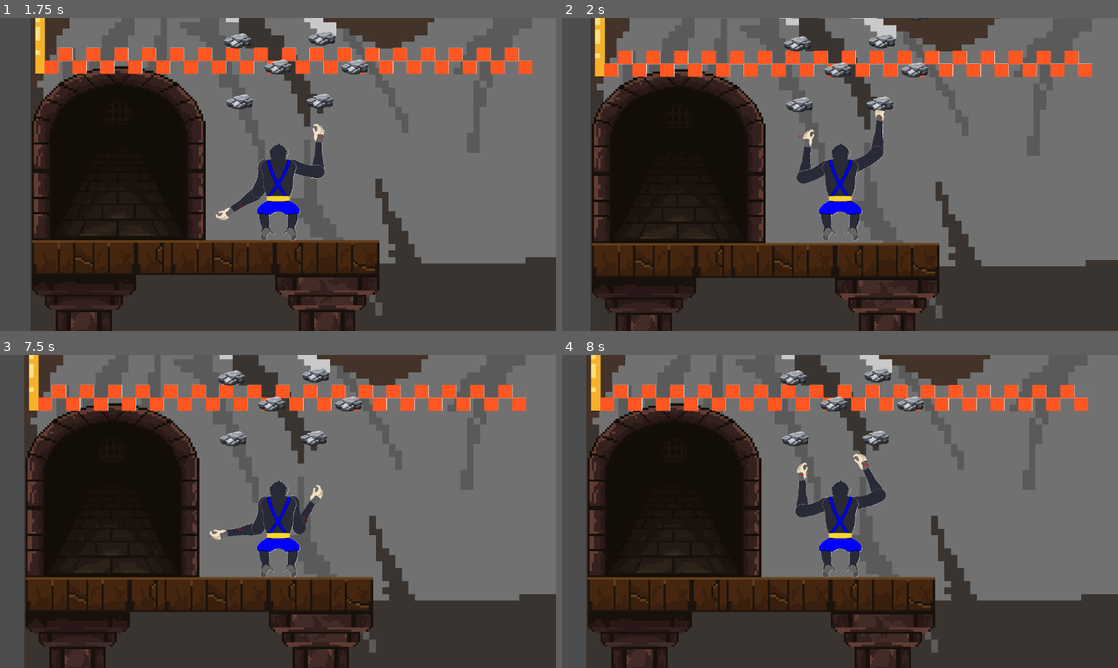
Above: before the commit, frames 1-4 (two rows, left to right).
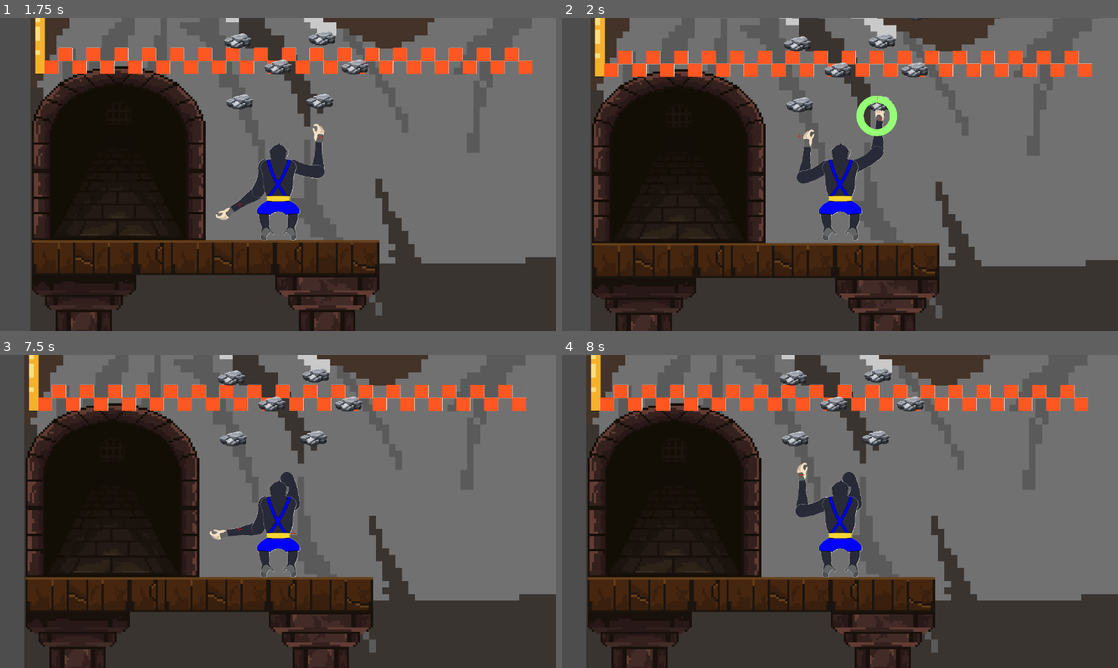
Above: after the commit, the same moments.

Repository: Igg2000/Juego_Escalada
Game: Godot game, scene res://scenes/menu.tscn
Same seed, same stepped clock (60 frames per second), same inputs: the game is played once before the commit and once after it. The engine's default icon, where the game draws it, is replaced by a stand-in: a white triangle on a blue panel in a dark square.
Inputs:
- Up to frame 1 (1.75 s): click "Tiempo" at 0.5 s; hold Space (agarre_derecho) from 1.28 s (still down); hold I from 1.28 s (still down)
- Up to frame 2 (2 s): keep holding Space (agarre_derecho); keep holding I
- Up to frame 3 (7.5 s): release Space (agarre_derecho) at 2.03 s; release I at 2.03 s; hold S 2.03-2.78 s; tap K at 2.1, 5.1 s; hold Space (agarre_derecho) 2.78-3.53 s; hold J 2.78-3.53 s; hold W 3.53-4.28 s; tap L at 3.6, 6.6 s; hold I 4.28-5.03 s; hold Shift (agarre_izquierdo) 4.28-5.78 s; hold S 5.78-6.53 s; hold J 5.78-6.53 s; tap Enter at 6.5 s; hold Space (agarre_derecho) 6.53-7.28 s; hold W from 7.28 s (still down); hold I from 7.28 s (still down)
- Up to frame 4 (8 s): keep holding W; keep holding I

Frame 1 is identical in both runs. In frame 2, 0.5% of the frame differs, in the area x 52-61%, y 24-38%; in frame 3, 0.5%; in frame 4, 0.5%, in the area x 50-59%, y 31-56%.

Commit message:
V 0.2.0
He implementado el sistema de stamina del jugador, incluido una rueda que permite visualizar el tiempo que le queda a cada mano para soltarse, y un pequeño tiempo de enfriamiento (cooldown) de 1 segundo para que el jugador no pueda volver a agarrarse una vez se cae hasta pasado ese segundo

Diff:
--- a/scenes/jugador.tscn
+++ b/scenes/jugador.tscn
@@ -10,6 +10,8 @@
 [ext_resource type="Texture2D" uid="uid://v5yc8wfd0tcn" path="res://assets/character/brazoI.png" id="4_l3mph"]
 [ext_resource type="Texture2D" uid="uid://cxvgfa0bxuf04" path="res://assets/character/antebrazoIC.png" id="5_8j4u5"]
 [ext_resource type="Texture2D" uid="uid://dpn2spm04r5pg" path="res://assets/character/posNormal.png" id="5_28xov"]
+[ext_resource type="Texture2D" uid="uid://cm4gx7wadrerp" path="res://assets/stamina/stamina_vacia.png" id="7_0s7uk"]
+[ext_resource type="Texture2D" uid="uid://bbtygws0bb8f7" path="res://assets/stamina/stamina_llena.png" id="8_6fdue"]
 [ext_resource type="Texture2D" uid="uid://ci5hg2243axae" path="res://assets/character/crosshair.png" id="10_msfkd"]
 
 [sub_resource type="SpriteFrames" id="SpriteFrames_gelso"]
@@ -138,9 +140,9 @@
 [node name="base" type="Node2D" parent="."]
 
 [node name="AntebrazoDc" type="AnimatedSprite2D" parent="base" groups=["AntebrazoDc"]]
-position = Vector2(73.0576, -52.5261)
-rotation = 0.0404216
-scale = Vector2(0.349745, 0.349745)
+position = Vector2(72.964, -52.5451)
+rotation = 0.0441687
+scale = Vector2(0.34974, 0.34974)
 sprite_frames = SubResource("SpriteFrames_gelso")
 animation = &"agarre"
 frame_progress = 0.241292
@@ -153,10 +155,30 @@
 scale = Vector2(3.50019, 3.50019)
 shape = SubResource("CapsuleShape2D_ep8sc")
 
+[node name="TiempoColgado" type="Timer" parent="base/AntebrazoDc"]
+wait_time = 5.0
+one_shot = true
+
+[node name="Cooldown" type="Timer" parent="base/AntebrazoDc"]
+one_shot = true
+
+[node name="RuedaStamina" type="TextureProgressBar" parent="base/AntebrazoDc"]
+visible = false
+offset_left = -113.068
+offset_top = -197.215
+offset_right = 601.932
+offset_bottom = 512.785
+scale = Vector2(0.3, 0.3)
+max_value = 5.0
+step = 0.001
+fill_mode = 4
+texture_under = ExtResource("7_0s7uk")
+texture_progress = ExtResource("8_6fdue")
+
 [node name="AntebrazoIc" type="AnimatedSprite2D" parent="base" groups=["AntebrazoIc"]]
-position = Vector2(-70.1399, -57.5358)
-rotation = 0.00939727
-scale = Vector2(0.350074, 0.350074)
+position = Vector2(-70.1738, -57.5343)
+rotation = 0.011089
+scale = Vector2(0.350075, 0.350075)
 sprite_frames = SubResource("SpriteFrames_nb7of")
 animation = &"agarre"
 frame_progress = 0.508256
@@ -170,16 +192,36 @@
 scale = Vector2(3.50019, 3.50019)
 shape = SubResource("CapsuleShape2D_o418e")
 
+[node name="TiempoColgado" type="Timer" parent="base/AntebrazoIc"]
+wait_time = 5.0
+one_shot = true
+
+[node name="Cooldown" type="Timer" parent="base/AntebrazoIc"]
+one_shot = true
+
+[node name="RuedaStamina" type="TextureProgressBar" parent="base/AntebrazoIc"]
+visible = false
+offset_left = -113.068
+offset_top = -197.215
+offset_right = 601.932
+offset_bottom = 512.785
+scale = Vector2(0.3, 0.3)
+max_value = 5.0
+step = 0.001
+fill_mode = 4
+texture_under = ExtResource("7_0s7uk")
+texture_progress = ExtResource("8_6fdue")
+
 [node name="BrazoD" type="Sprite2D" parent="base"]
-position = Vector2(44.2236, -14.7156)
-rotation = 1.49712
-scale = Vector2(0.349945, 0.349945)
+position = Vector2(43.9669, -14.7611)
+rotation = 1.498
+scale = Vector2(0.349946, 0.349946)
 texture = ExtResource("3_5343f")
 
 [node name="BrazoI" type="Sprite2D" parent="base"]
-position = Vector2(-40.8442, -18.1993)
-rotation = -1.50386
-scale = Vector2(0.349953, 0.349953)
+position = Vector2(-41.0214, -18.2801)
+rotation = -1.50528
+scale = Vector2(0.349954, 0.349954)
 texture = ExtResource("4_l3mph")
 
 [node name="TorsoNormal" type="Sprite2D" parent="base"]
@@ -343,8 +385,12 @@
 
 [connection signal="area_entered" from="base/AntebrazoDc/Area2D" to="IK/manoDerechaIK" method="_on_area_2d_area_entered"]
 [connection signal="area_exited" from="base/AntebrazoDc/Area2D" to="IK/manoDerechaIK" method="_on_area_2d_area_exited"]
+[connection signal="timeout" from="base/AntebrazoDc/TiempoColgado" to="IK/manoDerechaIK" method="_on_timer_timeout"]
+[connection signal="timeout" from="base/AntebrazoDc/Cooldown" to="IK/manoDerechaIK" method="_on_cooldown_timeout"]
 [connection signal="area_entered" from="base/AntebrazoIc/Area2D" to="IK/manoIzquierdaIK" method="_on_area_2d_area_entered"]
 [connection signal="area_exited" from="base/AntebrazoIc/Area2D" to="IK/manoIzquierdaIK" method="_on_area_2d_area_exited"]
+[connection signal="timeout" from="base/AntebrazoIc/TiempoColgado" to="IK/manoIzquierdaIK" method="_on_timer_timeout"]
+[connection signal="timeout" from="base/AntebrazoIc/Cooldown" to="IK/manoIzquierdaIK" method="_on_cooldown_timeout"]
 [connection signal="agarrado" from="IK/manoDerechaIK" to="." method="_on_mano_derecha_ik_agarrado"]
 [connection signal="soltado" from="IK/manoDerechaIK" to="." method="_on_mano_derecha_ik_soltado"]
 [connection signal="agarrado" from="IK/manoIzquierdaIK" to="." method="_on_mano_izquierda_ik_agarrado"]
--- a/scripts/mano_derecha_ik.gd
+++ b/scripts/mano_derecha_ik.gd
@@ -13,6 +13,10 @@
 @export var can_move: bool = true
 var can_grab: bool = false
 
+@onready var timer: Timer
+@onready var timer_cd: Timer
+var en_cooldown = false
+@onready var rueda_stamina: TextureProgressBar
 
 signal agarrado
 signal soltado
@@ -21,14 +25,25 @@
 	initial_position = position
 	initial_rotation = rotation
 	sprite = get_parent().get_parent().get_node("base/AntebrazoDc")
+	timer = get_parent().get_parent().get_node("base/AntebrazoDc/TiempoColgado")
+	timer_cd = get_parent().get_parent().get_node("base/AntebrazoDc/Cooldown")
+	rueda_stamina = get_parent().get_parent().get_node("base/AntebrazoDc/RuedaStamina")
 
 func _process(delta):
+
 	if Input.is_action_just_released("agarre_derecho"):
 		sprite.frame = 0 #textura agarrado
 		set_can_move(true)
 
+	#Esta es la logica para la rueda de stamina del mono
+	if timer.time_left > 0 and !can_move:
+		timer.time_left
+		rueda_stamina.value = timer.time_left
+		rueda_stamina.show()
+	else:
+		rueda_stamina.hide()
 
-	if !can_move:
+	if !can_move or en_cooldown:
 		return
 	else:
 		var direction = Vector2.ZERO
@@ -66,6 +81,7 @@
 	#si el brazo se podia mover y le digo que se bloquee, emito señal de agarrado
 	if can_move and not mover:
 		agarrado.emit()
+		timer.start()
 
 	#hago lo contrario
 	if not can_move and mover:
@@ -83,3 +99,14 @@
 func _on_area_2d_area_exited(area: Area2D) -> void:
 	if area.is_in_group("Rock"):
 		can_grab = false
+
+func _on_timer_timeout() -> void:
+	sprite.frame = 0 #textura abierta
+	set_can_move(true)
+	timer_cd.start()
+	en_cooldown = true
+	can_grab= false
+
+
+func _on_cooldown_timeout() -> void:
+	en_cooldown = false
--- a/scripts/mano_izquierda_ik.gd
+++ b/scripts/mano_izquierda_ik.gd
@@ -14,6 +14,10 @@
 @export var can_move: bool = true
 var can_grab: bool = false
 
+@onready var timer: Timer
+@onready var timer_cd: Timer
+var en_cooldown = false
+@onready var rueda_stamina: TextureProgressBar
 
 signal agarrado
 signal soltado
@@ -23,14 +27,26 @@
 	initial_rotation = rotation
 	sprite = get_parent().get_parent().get_node("base/AntebrazoIc")
 	AreaMano = get_parent().get_parent().get_node("base/AntebrazoIc/Area2D")
+	timer = get_parent().get_parent().get_node("base/AntebrazoIc/TiempoColgado")
+	timer_cd = get_parent().get_parent().get_node("base/AntebrazoIc/Cooldown")
+	rueda_stamina = get_parent().get_parent().get_node("base/AntebrazoIc/RuedaStamina")
 
 func _process(delta):
+	#print(timer.time_left)
 
 	if Input.is_action_just_released("agarre_izquierdo"):
-		sprite.frame = 0 #textura agarrado
+		sprite.frame = 0 #textura abierta
 		set_can_move(true)
 
-	if !can_move:
+	#Esta es la logica para la rueda de stamina del mono
+	if timer.time_left > 0 and !can_move:
+		timer.time_left
+		rueda_stamina.value = timer.time_left
+		rueda_stamina.show()
+	else:
+		rueda_stamina.hide()
+
+	if !can_move or en_cooldown:
 		return
 	else:
 		var direction = Vector2.ZERO
@@ -48,36 +64,28 @@
 
 		if Input.is_action_pressed("agarre_izquierdo") && can_grab:
 			if sprite.frame == 0:
-				sprite.frame = 1 #textura mano abierta
+				sprite.frame = 1 #textura mano cerrada
 			set_can_move(false)
+
 
 
 		# Movimiento restringido con límite en X
 		var new_position = position + direction.normalized() * speed * delta
 		new_position.x = clamp(new_position.x, initial_position.x - x_limit, initial_position.x + x_limit)
 		new_position.y = clamp(new_position.y, initial_position.y - y_limit, initial_position.y + y_limit)
-
-		#COMENTAR ESTO SI QUIERES QUE NO SE SALGA DEL AREA2D Y DESCOMENTAR EL IF DE ABAJO
 		position = new_position
 
-		#ESTO ES PARA QUE NO SE SALGA DEL AREA 2D
-		"""
-		if AreaMano.overlaps_area($Area2D):  #Accedemos al Area2D dentro de manoIzquierda
-			position = new_position
-		"""
-
-		#"""
 		# Regreso progresivo cuando no hay input
 		if direction == Vector2.ZERO:
 			position = position.lerp(initial_position + Vector2(0, hang_distance), return_speed * delta)
 			rotation = lerp_angle(rotation, deg_to_rad(90), return_speed * delta)
-		#"""
 
 func set_can_move(mover):
 
 	#si el brazo se podia mover y le digo que se bloquee, emito señal de agarrado
 	if can_move and not mover:
 		agarrado.emit()
+		timer.start()
 
 	#hago lo contrario
 	if not can_move and mover:
@@ -95,3 +103,17 @@
 func _on_area_2d_area_exited(area: Area2D) -> void:
 	if area.is_in_group("Rock"):
 		can_grab = false
+
+
+
+func _on_timer_timeout() -> void:
+	sprite.frame = 0 #textura abierta
+	set_can_move(true)
+	timer_cd.start()
+	en_cooldown = true
+	can_grab= false
+
+
+
+func _on_cooldown_timeout() -> void:
+	en_cooldown = false
Binary file added: assets/stamina/stamina_llena.png
Not shown, added: assets/stamina/stamina_llena.png.import
Binary file added: assets/stamina/stamina_vacia.png
Not shown, added: assets/stamina/stamina_vacia.png.import
Not shown: 1 places in scenes/jugador.tscn that only renumber resources
